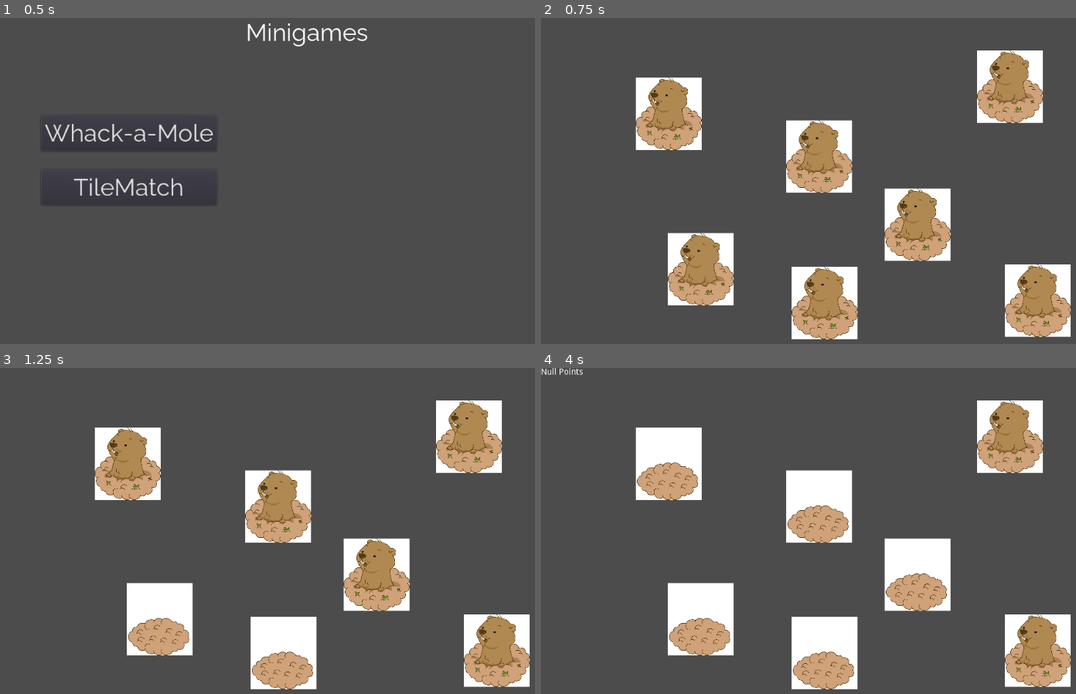
Above: before the commit, frames 1-4 (two rows, left to right).
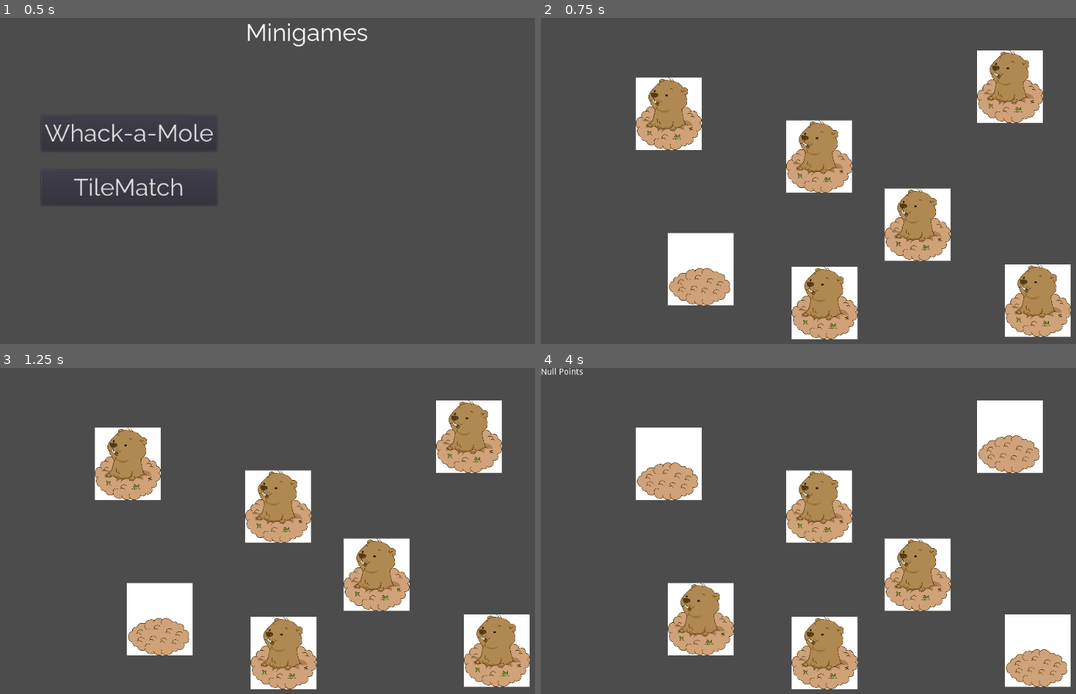
Above: after the commit, the same moments.

Repository: BasedSoup/Guacamole
Game: Godot game, scene res://Scenes/Minigames.tscn
Same seed, same stepped clock (60 frames per second), same inputs: the game is played once before the commit and once after it. This scene is started directly instead of the project's main scene.
Inputs (mouse positions are in pixels of both pictures, inside the frame that each line leads up to):
- Up to frame 1 (0.5 s): no input
- Up to frame 2 (0.75 s): click "Whack-a-Mole" at 0.5 s
- Up to frame 3 (1.25 s): no input
- Up to frame 4 (4 s): click (669, 462) at 1.25 s; click (819, 508) at 2.02 s; click (1011, 436) at 2.75 s; click (915, 573) at 3.52 s

Frame 1 is identical in both runs. In frame 2, 1.3% of the frame differs, in the area x 23-37%, y 65-86%; in frame 3, 1.3%; in frame 4, 7.5%, in the area x 23-99%, y 9-96%.
Error before the commit: Invalid get index 'Users' (on base: 'Nil'). (res://Scripts/globalVar.gd:18)
Error after the commit: Invalid get index 'Users' (on base: 'Nil'). (res://Scripts/globalVar.gd:19)

Commit message:
Added some minigame structure

Diff:
--- /dev/null
+++ b/Games/TileMatch/TileMatch.tscn
@@ -0,0 +1,359 @@
+[gd_scene load_steps=5 format=2]
+
+[ext_resource path="res://Games/WhackAMole/Mole.jpg" type="Texture" id=1]
+[ext_resource path="res://Games/TileMatch/Tiles.gd" type="Script" id=2]
+[ext_resource path="res://Games/WhackAMole/HiddenMole.jpg" type="Texture" id=3]
+[ext_resource path="res://Games/TileMatch/tileSignal.gd" type="Script" id=4]
+
+[node name="Node2D" type="Node2D"]
+
+[node name="Tiles" type="Control" parent="."]
+margin_right = 40.0
+margin_bottom = 40.0
+script = ExtResource( 2 )
+__meta__ = {
+"_edit_use_anchors_": false
+}
+
+[node name="B1" type="TextureButton" parent="Tiles"]
+margin_left = 15.485
+margin_top = 10.8956
+margin_right = 2194.49
+margin_bottom = 2410.9
+rect_scale = Vector2( 0.05, 0.05 )
+action_mode = 0
+texture_normal = ExtResource( 1 )
+texture_disabled = ExtResource( 3 )
+script = ExtResource( 4 )
+__meta__ = {
+"_edit_use_anchors_": false
+}
+
+[node name="B2" type="TextureButton" parent="Tiles"]
+margin_left = 208.485
+margin_top = 12.8956
+margin_right = 2387.49
+margin_bottom = 2412.9
+rect_scale = Vector2( 0.05, 0.05 )
+action_mode = 0
+texture_normal = ExtResource( 1 )
+texture_disabled = ExtResource( 3 )
+script = ExtResource( 4 )
+__meta__ = {
+"_edit_use_anchors_": false
+}
+
+[node name="B3" type="TextureButton" parent="Tiles"]
+margin_left = 24.485
+margin_top = 179.896
+margin_right = 2203.49
+margin_bottom = 2579.9
+rect_scale = Vector2( 0.05, 0.05 )
+action_mode = 0
+texture_normal = ExtResource( 1 )
+texture_disabled = ExtResource( 3 )
+script = ExtResource( 4 )
+__meta__ = {
+"_edit_use_anchors_": false
+}
+
+[node name="B4" type="TextureButton" parent="Tiles"]
+margin_left = 213.485
+margin_top = 176.896
+margin_right = 2392.49
+margin_bottom = 2576.9
+rect_scale = Vector2( 0.05, 0.05 )
+action_mode = 0
+texture_normal = ExtResource( 1 )
+texture_disabled = ExtResource( 3 )
+script = ExtResource( 4 )
+__meta__ = {
+"_edit_use_anchors_": false
+}
+
+[node name="B5" type="TextureButton" parent="Tiles"]
+margin_left = 364.571
+margin_top = 13.1405
+margin_right = 2543.57
+margin_bottom = 2413.15
+rect_scale = Vector2( 0.05, 0.05 )
+action_mode = 0
+texture_normal = ExtResource( 1 )
+texture_disabled = ExtResource( 3 )
+script = ExtResource( 4 )
+__meta__ = {
+"_edit_use_anchors_": false
+}
+
+[node name="B6" type="TextureButton" parent="Tiles"]
+margin_left = 557.571
+margin_top = 15.1405
+margin_right = 2736.57
+margin_bottom = 2415.15
+rect_scale = Vector2( 0.05, 0.05 )
+action_mode = 0
+texture_normal = ExtResource( 1 )
+texture_disabled = ExtResource( 3 )
+script = ExtResource( 4 )
+__meta__ = {
+"_edit_use_anchors_": false
+}
+
+[node name="B7" type="TextureButton" parent="Tiles"]
+margin_left = 373.571
+margin_top = 182.141
+margin_right = 2552.57
+margin_bottom = 2582.15
+rect_scale = Vector2( 0.05, 0.05 )
+action_mode = 0
+texture_normal = ExtResource( 1 )
+texture_disabled = ExtResource( 3 )
+script = ExtResource( 4 )
+__meta__ = {
+"_edit_use_anchors_": false
+}
+
+[node name="B8" type="TextureButton" parent="Tiles"]
+margin_left = 562.571
+margin_top = 179.141
+margin_right = 2741.57
+margin_bottom = 2579.15
+rect_scale = Vector2( 0.05, 0.05 )
+action_mode = 0
+texture_normal = ExtResource( 1 )
+texture_disabled = ExtResource( 3 )
+script = ExtResource( 4 )
+__meta__ = {
+"_edit_use_anchors_": false
+}
+
+[node name="B9" type="TextureButton" parent="Tiles"]
+margin_left = 692.941
+margin_top = 15.8102
+margin_right = 2871.94
+margin_bottom = 2415.82
+rect_scale = Vector2( 0.05, 0.05 )
+action_mode = 0
+texture_normal = ExtResource( 1 )
+texture_disabled = ExtResource( 3 )
+script = ExtResource( 4 )
+__meta__ = {
+"_edit_use_anchors_": false
+}
+
+[node name="B10" type="TextureButton" parent="Tiles"]
+margin_left = 885.941
+margin_top = 17.8102
+margin_right = 3064.94
+margin_bottom = 2417.82
+rect_scale = Vector2( 0.05, 0.05 )
+action_mode = 0
+texture_normal = ExtResource( 1 )
+texture_disabled = ExtResource( 3 )
+script = ExtResource( 4 )
+__meta__ = {
+"_edit_use_anchors_": false
+}
+
+[node name="B11" type="TextureButton" parent="Tiles"]
+margin_left = 701.941
+margin_top = 184.81
+margin_right = 2880.94
+margin_bottom = 2584.81
+rect_scale = Vector2( 0.05, 0.05 )
+action_mode = 0
+texture_normal = ExtResource( 1 )
+texture_disabled = ExtResource( 3 )
+script = ExtResource( 4 )
+__meta__ = {
+"_edit_use_anchors_": false
+}
+
+[node name="B12" type="TextureButton" parent="Tiles"]
+margin_left = 890.941
+margin_top = 181.81
+margin_right = 3069.94
+margin_bottom = 2581.81
+rect_scale = Vector2( 0.05, 0.05 )
+action_mode = 0
+texture_normal = ExtResource( 1 )
+texture_disabled = ExtResource( 3 )
+script = ExtResource( 4 )
+__meta__ = {
+"_edit_use_anchors_": false
+}
+
+[node name="B13" type="TextureButton" parent="Tiles"]
+margin_left = 26.1637
+margin_top = 315.239
+margin_right = 2205.17
+margin_bottom = 2715.24
+rect_scale = Vector2( 0.05, 0.05 )
+action_mode = 0
+texture_normal = ExtResource( 1 )
+texture_disabled = ExtResource( 3 )
+script = ExtResource( 4 )
+__meta__ = {
+"_edit_use_anchors_": false
+}
+
+[node name="B14" type="TextureButton" parent="Tiles"]
+margin_left = 219.164
+margin_top = 317.239
+margin_right = 2398.17
+margin_bottom = 2717.24
+rect_scale = Vector2( 0.05, 0.05 )
+action_mode = 0
+texture_normal = ExtResource( 1 )
+texture_disabled = ExtResource( 3 )
+script = ExtResource( 4 )
+__meta__ = {
+"_edit_use_anchors_": false
+}
+
+[node name="B15" type="TextureButton" parent="Tiles"]
+margin_left = 35.1637
+margin_top = 484.239
+margin_right = 2214.17
+margin_bottom = 2884.24
+rect_scale = Vector2( 0.05, 0.05 )
+action_mode = 0
+texture_normal = ExtResource( 1 )
+texture_disabled = ExtResource( 3 )
+script = ExtResource( 4 )
+__meta__ = {
+"_edit_use_anchors_": false
+}
+
+[node name="B16" type="TextureButton" parent="Tiles"]
+margin_left = 224.164
+margin_top = 481.239
+margin_right = 2403.17
+margin_bottom = 2881.24
+rect_scale = Vector2( 0.05, 0.05 )
+action_mode = 0
+texture_normal = ExtResource( 1 )
+texture_disabled = ExtResource( 3 )
+script = ExtResource( 4 )
+__meta__ = {
+"_edit_use_anchors_": false
+}
+
+[node name="B17" type="TextureButton" parent="Tiles"]
+margin_left = 375.249
+margin_top = 317.484
+margin_right = 2554.25
+margin_bottom = 2717.49
+rect_scale = Vector2( 0.05, 0.05 )
+action_mode = 0
+texture_normal = ExtResource( 1 )
+texture_disabled = ExtResource( 3 )
+script = ExtResource( 4 )
+__meta__ = {
+"_edit_use_anchors_": false
+}
+
+[node name="B18" type="TextureButton" parent="Tiles"]
+margin_left = 568.249
+margin_top = 319.484
+margin_right = 2747.25
+margin_bottom = 2719.49
+rect_scale = Vector2( 0.05, 0.05 )
+action_mode = 0
+texture_normal = ExtResource( 1 )
+texture_disabled = ExtResource( 3 )
+script = ExtResource( 4 )
+__meta__ = {
+"_edit_use_anchors_": false
+}
+
+[node name="B19" type="TextureButton" parent="Tiles"]
+margin_left = 384.249
+margin_top = 486.484
+margin_right = 2563.25
+margin_bottom = 2886.49
+rect_scale = Vector2( 0.05, 0.05 )
+action_mode = 0
+texture_normal = ExtResource( 1 )
+texture_disabled = ExtResource( 3 )
+script = ExtResource( 4 )
+__meta__ = {
+"_edit_use_anchors_": false
+}
+
+[node name="B20" type="TextureButton" parent="Tiles"]
+margin_left = 573.249
+margin_top = 483.484
+margin_right = 2752.25
+margin_bottom = 2883.49
+rect_scale = Vector2( 0.05, 0.05 )
+action_mode = 0
+texture_normal = ExtResource( 1 )
+texture_disabled = ExtResource( 3 )
+script = ExtResource( 4 )
+__meta__ = {
+"_edit_use_anchors_": false
+}
+
+[node name="B21" type="TextureButton" parent="Tiles"]
+margin_left = 703.62
+margin_top = 320.154
+margin_right = 2882.62
+margin_bottom = 2720.16
+rect_scale = Vector2( 0.05, 0.05 )
+action_mode = 0
+texture_normal = ExtResource( 1 )
+texture_disabled = ExtResource( 3 )
+script = ExtResource( 4 )
+__meta__ = {
+"_edit_use_anchors_": false
+}
+
+[node name="B22" type="TextureButton" parent="Tiles"]
+margin_left = 896.62
+margin_top = 322.154
+margin_right = 3075.62
+margin_bottom = 2722.16
+rect_scale = Vector2( 0.05, 0.05 )
+action_mode = 0
+texture_normal = ExtResource( 1 )
+texture_disabled = ExtResource( 3 )
+script = ExtResource( 4 )
+__meta__ = {
+"_edit_use_anchors_": false
+}
+
+[node name="B23" type="TextureButton" parent="Tiles"]
+margin_left = 712.62
+margin_top = 489.154
+margin_right = 2891.62
+margin_bottom = 2889.16
+rect_scale = Vector2( 0.05, 0.05 )
+action_mode = 0
+texture_normal = ExtResource( 1 )
+texture_disabled = ExtResource( 3 )
+script = ExtResource( 4 )
+__meta__ = {
+"_edit_use_anchors_": false
+}
+
+[node name="B24" type="TextureButton" parent="Tiles"]
+margin_left = 901.62
+margin_top = 486.154
+margin_right = 3080.62
+margin_bottom = 2886.16
+rect_scale = Vector2( 0.05, 0.05 )
+action_mode = 0
+texture_normal = ExtResource( 1 )
+texture_disabled = ExtResource( 3 )
+script = ExtResource( 4 )
+__meta__ = {
+"_edit_use_anchors_": false
+}
+
+[node name="Label" type="Label" parent="."]
+margin_right = 414.0
+margin_bottom = 74.0
+__meta__ = {
+"_edit_use_anchors_": false
+}
--- /dev/null
+++ b/Games/TileMatch/Tiles.gd
@@ -0,0 +1,30 @@
+extends Control
+
+var types = [2,2,2,2,2,2,2,2,2,2,2,2]
+
+# Called every frame. 'delta' is the elapsed time since the previous frame.
+func _process(delta):
+	pass
+
+func _ready():
+	GlobalVar.connect("tilePressed", self, "buttonPressed")
+	var rng = RandomNumberGenerator.new()
+	var tiles = get_child_count()
+	var unique = tiles/2
+	print(tiles)
+	for childNo in range(0,tiles):
+		var unassigned = true
+		while unassigned:
+			rng.randomize()
+			var number = rng.randi_range(0,unique-1)
+			if types[number] > 0:
+				get_child(childNo).Assigned = number
+				print(types)
+				types[number] -= 1
+				print(types)
+				unassigned = false
+
+
+
+func buttonPressed(buttonName):
+	print(buttonName)
--- /dev/null
+++ b/Games/TileMatch/tileSignal.gd
@@ -0,0 +1,15 @@
+extends TextureButton
+
+export (int) var Assigned
+# Declare member variables here. Examples:
+# var a = 2
+# var b = "text"
+
+
+# Called when the node enters the scene tree for the first time.
+func _ready():
+	pass # Replace with function body.
+
+
+func _pressed():
+	GlobalVar.emit_signal("tilePressed", self.Assigned)
--- /dev/null
+++ b/Games/WhackAMole/Moles.gd
@@ -0,0 +1,26 @@
+extends TextureButton
+
+var rng = RandomNumberGenerator.new()
+
+func _ready():
+	yield(get_tree().create_timer(15.0),"timeout") #Creates a timer to indicate when the game will end
+	get_tree().change_scene("res://Scenes/Main.tscn") #Ends game
+
+
+
+# Called every frame. 'delta' is the elapsed time since the previous frame.
+func _process(delta):
+	rng.randomize()
+	var randomNumber = rng.randi_range(0,1000) #0.5% chance that the tile will appear/disappear
+	if randomNumber <= 5:
+		self.disabled = true #hides mole
+	if randomNumber >= 995:
+		self.disabled = false #shows mole
+
+
+
+func _pressed(): #registers mouse interaction with mole
+	if self.disabled == false:
+		self.disabled = true #if mole is shown then hide
+		GlobalVar.SaveScore(1) # increase score
+		get_parent().get_parent().get_child(1).text = str(GlobalVar.LoadScore()) + (' Points') #changes scoreboard
--- /dev/null
+++ b/Games/WhackAMole/WhackAMole.tscn
@@ -0,0 +1,116 @@
+[gd_scene load_steps=4 format=2]
+
+[ext_resource path="res://Games/WhackAMole/Mole.jpg" type="Texture" id=1]
+[ext_resource path="res://Games/WhackAMole/Moles.gd" type="Script" id=2]
+[ext_resource path="res://Games/WhackAMole/HiddenMole.jpg" type="Texture" id=3]
+
+[node name="Node2D" type="Node2D"]
+
+[node name="Moles" type="Control" parent="."]
+margin_right = 40.0
+margin_bottom = 40.0
+__meta__ = {
+"_edit_use_anchors_": false
+}
+
+[node name="Button" type="TextureButton" parent="Moles"]
+margin_left = 156.978
+margin_top = 98.995
+margin_right = 2335.98
+margin_bottom = 2499.0
+rect_scale = Vector2( 0.05, 0.05 )
+action_mode = 0
+texture_normal = ExtResource( 1 )
+texture_disabled = ExtResource( 3 )
+script = ExtResource( 2 )
+__meta__ = {
+"_edit_use_anchors_": false
+}
+
+[node name="Button2" type="TextureButton" parent="Moles"]
+margin_left = 406.429
+margin_top = 170.267
+margin_right = 2585.43
+margin_bottom = 2570.27
+rect_scale = Vector2( 0.05, 0.05 )
+focus_mode = 0
+action_mode = 0
+enabled_focus_mode = 0
+texture_normal = ExtResource( 1 )
+texture_disabled = ExtResource( 3 )
+script = ExtResource( 2 )
+
+[node name="Button3" type="TextureButton" parent="Moles"]
+margin_left = 721.807
+margin_top = 54.45
+margin_right = 2900.81
+margin_bottom = 2454.45
+rect_scale = Vector2( 0.05, 0.05 )
+focus_mode = 0
+action_mode = 0
+enabled_focus_mode = 0
+texture_normal = ExtResource( 1 )
+texture_disabled = ExtResource( 3 )
+script = ExtResource( 2 )
+
+[node name="Button4" type="TextureButton" parent="Moles"]
+margin_left = 210.432
+margin_top = 357.356
+margin_right = 2389.43
+margin_bottom = 2757.36
+rect_scale = Vector2( 0.05, 0.05 )
+focus_mode = 0
+action_mode = 0
+enabled_focus_mode = 0
+texture_normal = ExtResource( 1 )
+texture_disabled = ExtResource( 3 )
+script = ExtResource( 2 )
+
+[node name="Button5" type="TextureButton" parent="Moles"]
+margin_left = 568.573
+margin_top = 282.52
+margin_right = 2747.57
+margin_bottom = 2682.52
+rect_scale = Vector2( 0.05, 0.05 )
+focus_mode = 0
+action_mode = 0
+enabled_focus_mode = 0
+texture_normal = ExtResource( 1 )
+texture_disabled = ExtResource( 3 )
+script = ExtResource( 2 )
+
+[node name="Button6" type="TextureButton" parent="Moles"]
+margin_left = 768.134
+margin_top = 409.028
+margin_right = 2947.13
+margin_bottom = 2809.03
+rect_scale = Vector2( 0.05, 0.05 )
+focus_mode = 0
+action_mode = 0
+enabled_focus_mode = 0
+texture_normal = ExtResource( 1 )
+texture_disabled = ExtResource( 3 )
+script = ExtResource( 2 )
+
+[node name="Button7" type="TextureButton" parent="Moles"]
+margin_left = 415.339
+margin_top = 412.591
+margin_right = 2594.34
+margin_bottom = 2812.59
+rect_scale = Vector2( 0.05, 0.05 )
+focus_mode = 0
+action_mode = 0
+enabled_focus_mode = 0
+texture_normal = ExtResource( 1 )
+texture_disabled = ExtResource( 3 )
+script = ExtResource( 2 )
+__meta__ = {
+"_edit_use_anchors_": false
+}
+
+[node name="Label" type="Label" parent="."]
+margin_right = 414.0
+margin_bottom = 74.0
+__meta__ = {
+"_edit_use_anchors_": false
+}
--- a/Scenes/Minigames.tscn
+++ b/Scenes/Minigames.tscn
@@ -50,6 +50,4 @@
 }
 
 [connection signal="pressed" from="Minigames/WhackaMole/WhackaMoleButton" to="Minigames" method="_on_WhackaMoleButton_pressed"]
-[connection signal="pressed" from="Minigames/WhackaMole/WhackaMoleButton" to="Minigames/WhackaMole/WhackaMoleButton" method="_on_Button_pressed"]
-[connection signal="pressed" from="Minigames/TileMatch/TileMatchButton" to="Minigames" method="_on_WhackaMoleButton_pressed"]
 [connection signal="pressed" from="Minigames/TileMatch/TileMatchButton" to="Minigames" method="_on_TileMatchButton_pressed"]
--- a/Scripts/Minigames Button.gd
+++ b/Scripts/Minigames Button.gd
@@ -10,8 +10,8 @@
 
 
 func _on_WhackaMoleButton_pressed():
-	get_tree().change_scene("res://Scenes/WhackAMole.tscn")
+	get_tree().change_scene("res://Games/WhackAMole/WhackAMole.tscn")
 
 
 func _on_TileMatchButton_pressed():
-	get_tree().change_scene("res://Scenes/TileMatch.tscn")
+	get_tree().change_scene("res://Games/TileMatch/TileMatch.tscn")
--- a/Scripts/globalVar.gd
+++ b/Scripts/globalVar.gd
@@ -5,6 +5,7 @@
 # var a = 2
 # var b = "text"
 var user
+signal tilePressed
 
 # Called when the node enters the scene tree for the first time.
 func _ready():
@@ -25,6 +26,7 @@
 	usernamesFile.store_string(content)
 	usernamesFile.close()
 	#function for loading files
+
 func LoadFile():
 	var usernamesFile = File.new()
 	usernamesFile.open("N:/GuacamoleCFG/save_game.dat", File.READ)
Binary file added: Games/WhackAMole/HiddenMole.jpg
Not shown, added: Games/WhackAMole/HiddenMole.jpg.import
Binary file added: Games/WhackAMole/Mole.jpg
Not shown, added: Games/WhackAMole/Mole.jpg.import
Binary file added: Untitled.png
Not shown, added: Untitled.png.import
